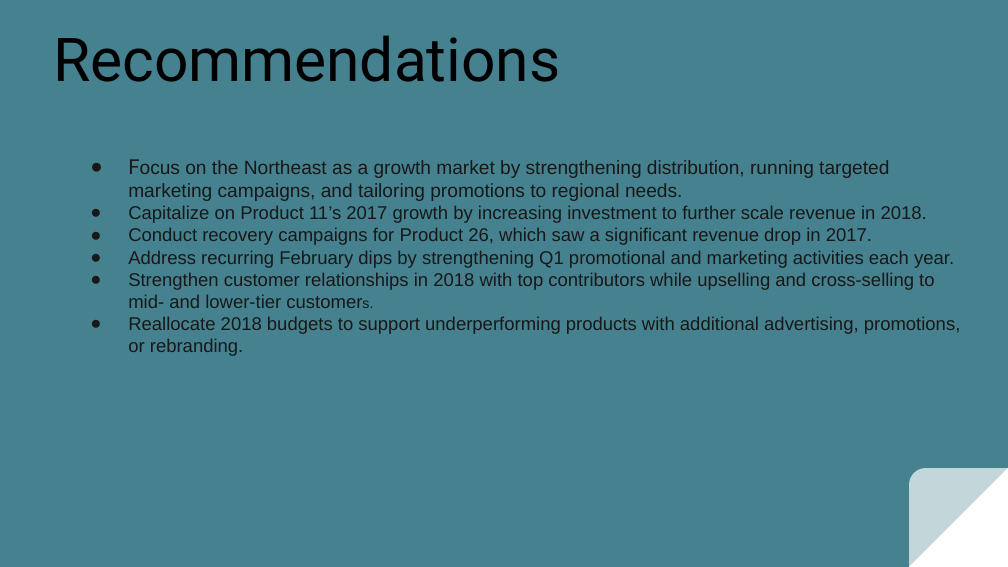
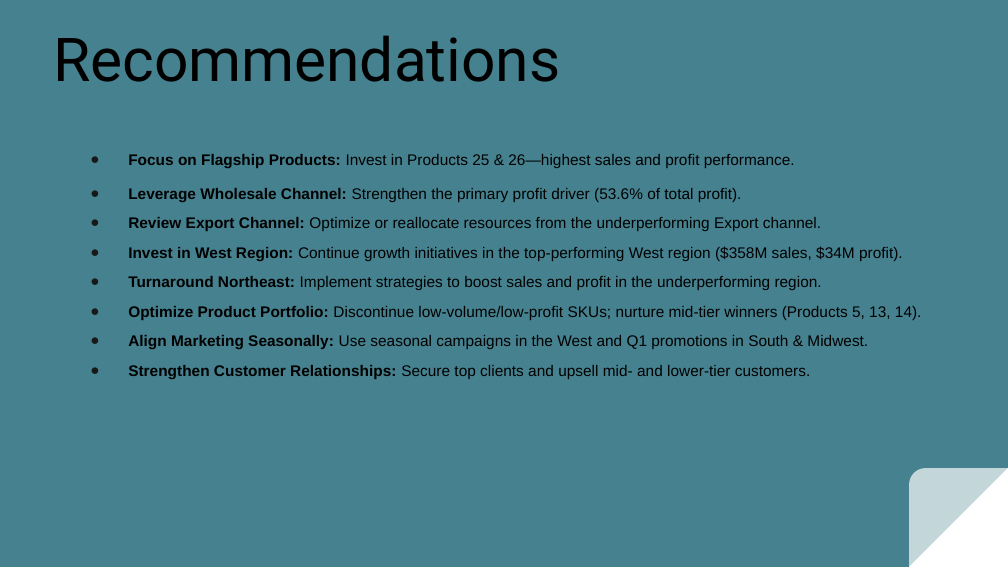
Before and after one commit to ShobanaRamakrishnan/Sales-Analysis, a slide deck: slide 13 of Exploratory Data Analysis of Regional Sales.pptx. Drawn at 1008x567 pixels with LibreOffice and Linux fonts; fonts in the diff are those of the drawing. Boxes give left, top, right and bottom in pixels: in the first picture for what was removed or moved away, otherwise in the second. Text is boxed around its words. In the diff, an @@ line names an element or a change of style, - is before the commit and + after.

```diff
--- a/Exploratory Data Analysis of Regional Sales.pptx
+++ b/Exploratory Data Analysis of Regional Sales.pptx
@@ subtitle at box(128, 154, 922, 379): text changed; size 13.2 to 11 pt; text colour #181818 to #000000 @@
-● Focus on the Northeast as a growth market by strengthening distribution, running targeted marketing campaigns, and tailoring promotions to regional needs.
-● Capitalize on Product 11’s 2017 growth by increasing investment to further scale revenue in 2018.
-● Conduct recovery campaigns for Product 26, which saw a significant revenue drop in 2017.
-● Address recurring February dips by strengthening Q1 promotional and marketing activities each year.
-● Strengthen customer relationships in 2018 with top contributors while upselling and cross-selling to mid- and lower-tier customers.
-● Reallocate 2018 budgets to support underperforming products with additional advertising, promotions, or rebranding.
+● Focus on Flagship Products: Invest in Products 25 & 26—highest sales and profit performance.
+● Leverage Wholesale Channel: Strengthen the primary profit driver (53.6% of total profit).
+● Review Export Channel: Optimize or reallocate resources from the underperforming Export channel.
+● Invest in West Region: Continue growth initiatives in the top-performing West region ($358M sales, $34M profit).
+● Turnaround Northeast: Implement strategies to boost sales and profit in the underperforming region.
+● Optimize Product Portfolio: Discontinue low-volume/low-profit SKUs; nurture mid-tier winners (Products 5, 13, 14).
+● Align Marketing Seasonally: Use seasonal campaigns in the West and Q1 promotions in South & Midwest.
+● Strengthen Customer Relationships: Secure top clients and upsell mid- and lower-tier customers.
```
Also in this commit, not shown: 1 other slide changed, 1 other file.
